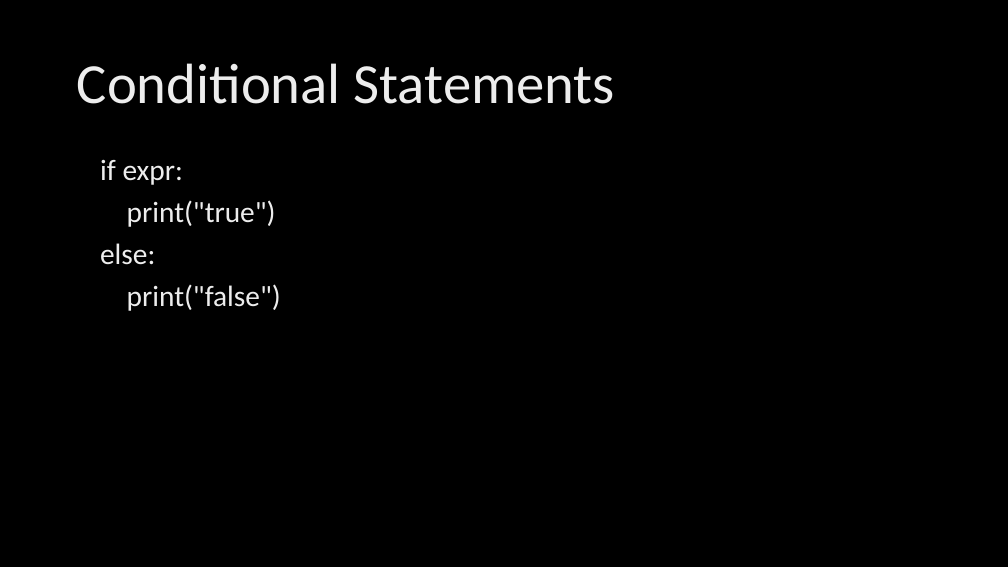
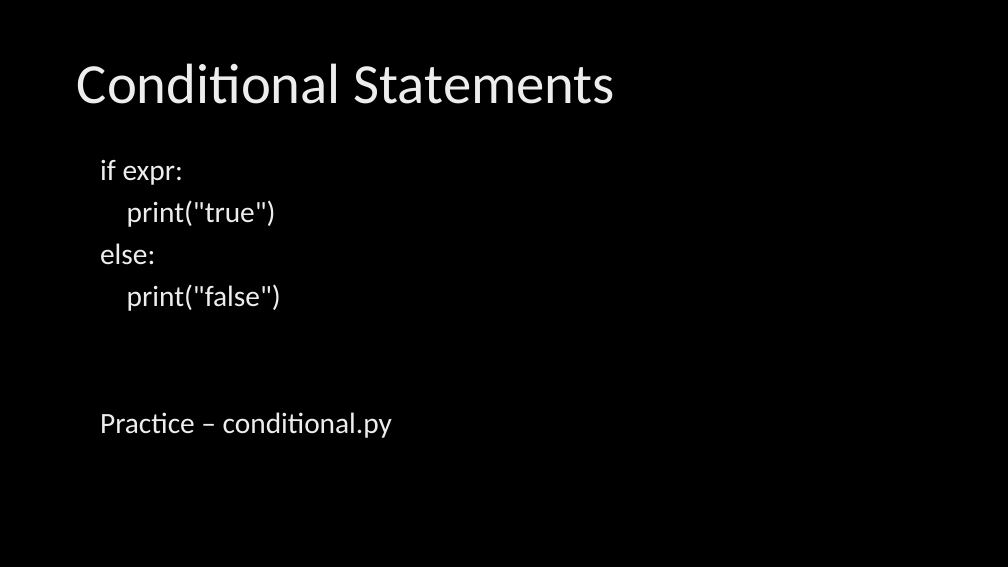
Before and after one commit to LaurentZuijdwijk/stst-array-kata, a slide deck: slide 5 of Python CodeKata.pptx. Drawn at 1008x567 pixels with LibreOffice and Linux fonts; fonts in the diff are those of the drawing; background and template pictures are left out. Boxes give left, top, right and bottom in pixels: in the first picture for what was removed or moved away, otherwise in the second. Text is boxed around its words. In the diff, an @@ line names an element or a change of style, - is before the commit and + after.

```diff
--- a/Python CodeKata.pptx
+++ b/Python CodeKata.pptx
@@ text at (100, 412, 392, 438): paragraph added @@
+Practice – conditional.py
```
Also in this commit, not shown: 8 other slides changed.
